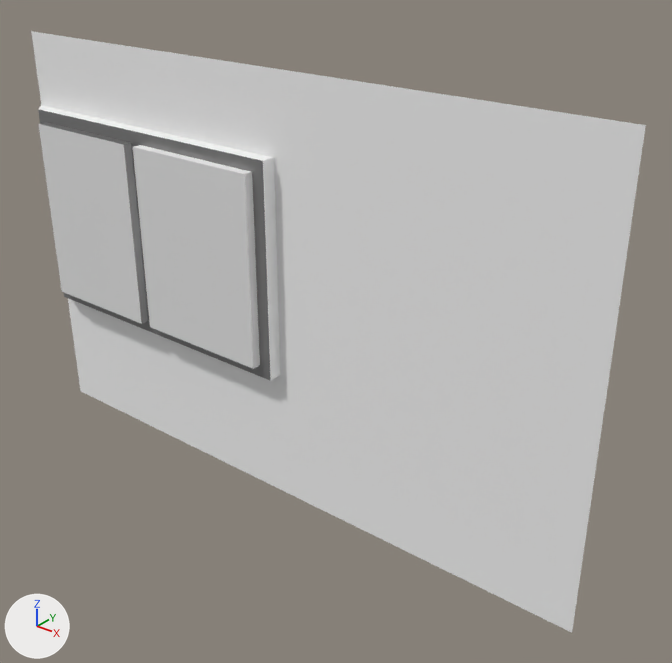
Two versions of the FBX model Assets/Models/Building/Wall05_4m.fbx, one commit apart.
Before and after are seen from a 50 mm lens placed at (1.32, -3.58, 3.46), pointed at (-1.64, 0.13, 1.16). Lighting does not change. The marker at lower left points along +X, +Y and +Z. Where no turn or scale is listed for an object, it has been applied to the vertices.

The first picture shows 'Wall05_4m'.
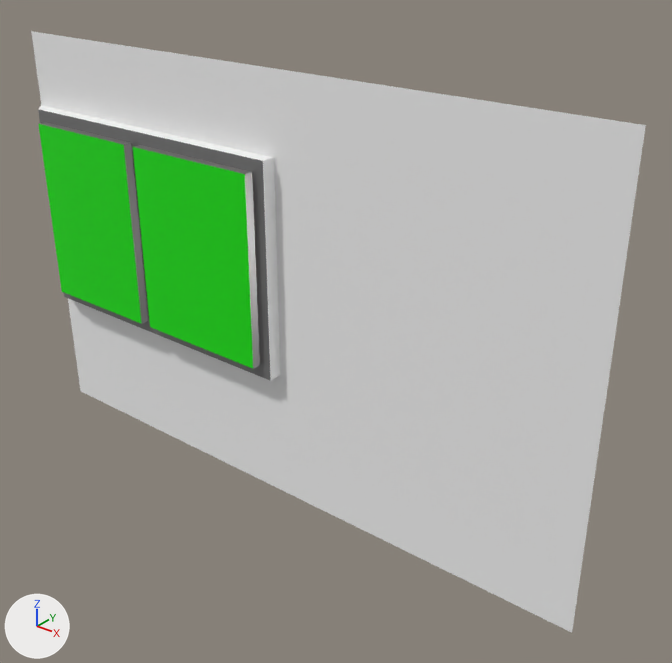
The change, as a diff of the scene's bpy script:
```diff
--- a/Assets/Models/Building/Wall05_4m.fbx.py
+++ b/Assets/Models/Building/Wall05_4m.fbx.py
@@ mat_windows @@
 mat_windows = principled_material('Windows')
-mat_windows.base_color = (0.8, 0.8, 0.8)  # white #e7e7e7
+mat_windows.base_color = (0.0046, 0.8, 0.0)  # green #0fe700
 mat_windows.roughness = 0.4
@@ me_cube_035 @@
 me_cube_035.from_pydata(...)  # 64 vertices, 51 faces; spans x -4.0..0.0, y -0.14..0.0, z 0.0..2.6
 # used by ob_wall05_4m; location = (0.0, 0.0, 0.0)
+# me_cube_035 part 1: all 4 faces centred in x -2.94..-2.04, y -0.11, z 0.9..2.06 switch from mat_primary (white #f3f3f3) to mat_frames (grey #909090)
 me_cube_035.materials.append(mat_windows)
```

Boxes (x1, y1, x2, y2) around the edits, measured in the pictures (672 x 663 px):
'Wall05_4m', recoloured (grey to green)
    both: (38, 121, 268, 372)
part 1 of me_cube_035, recoloured
    both: (134, 145, 260, 369)
